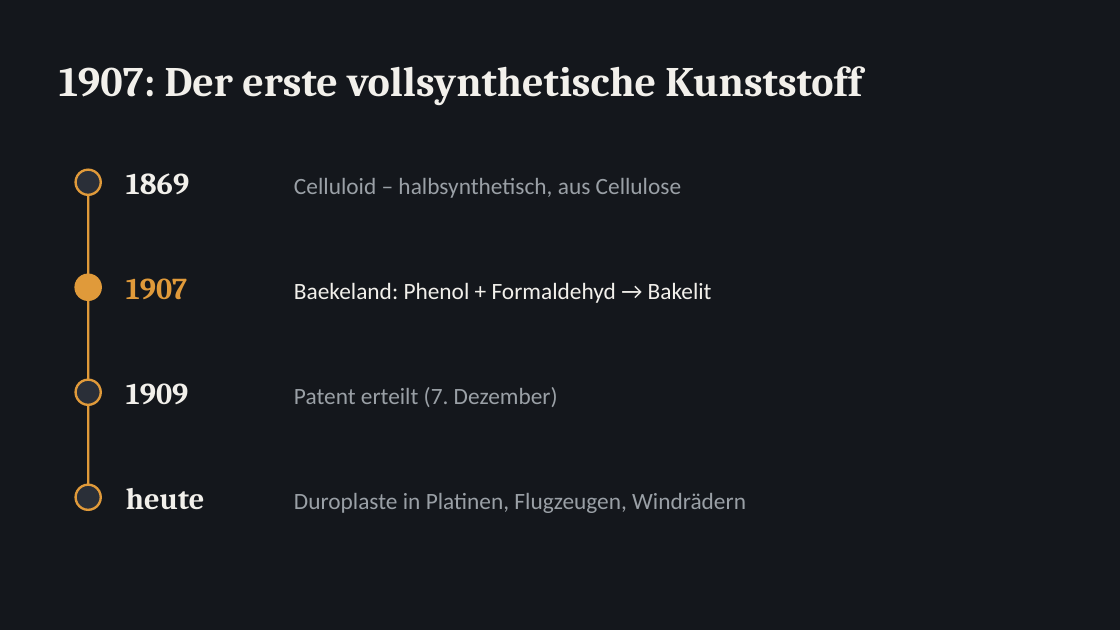
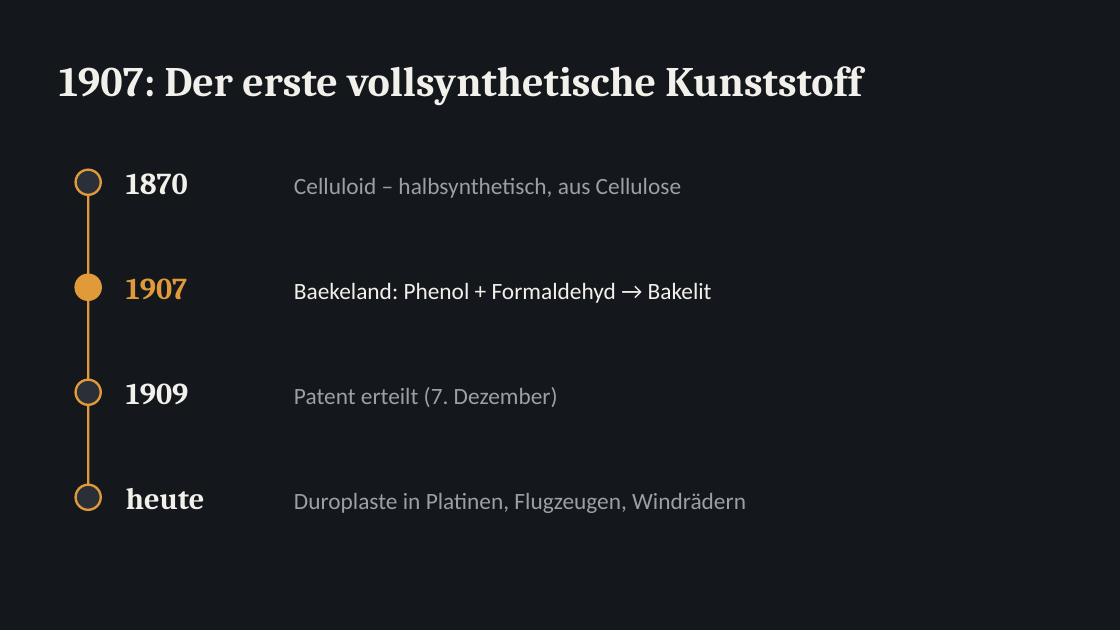
Before and after one commit to tgg-8/Contend-creation-, a slide deck: slide 2 of Duroplaste.pptx. Drawn at 1120x630 pixels with LibreOffice and Linux fonts; fonts in the diff are those of the drawing. Boxes give left, top, right and bottom in pixels: in the first picture for what was removed or moved away, otherwise in the second. Text is boxed around its words. In the diff, an @@ line names an element or a change of style, - is before the commit and + after.

```diff
--- a/Duroplaste.pptx
+++ b/Duroplaste.pptx
@@ text at (126,173,188,195): text changed @@
-1869
+1870
```
Also in this commit, not shown: 3 other slides changed.
